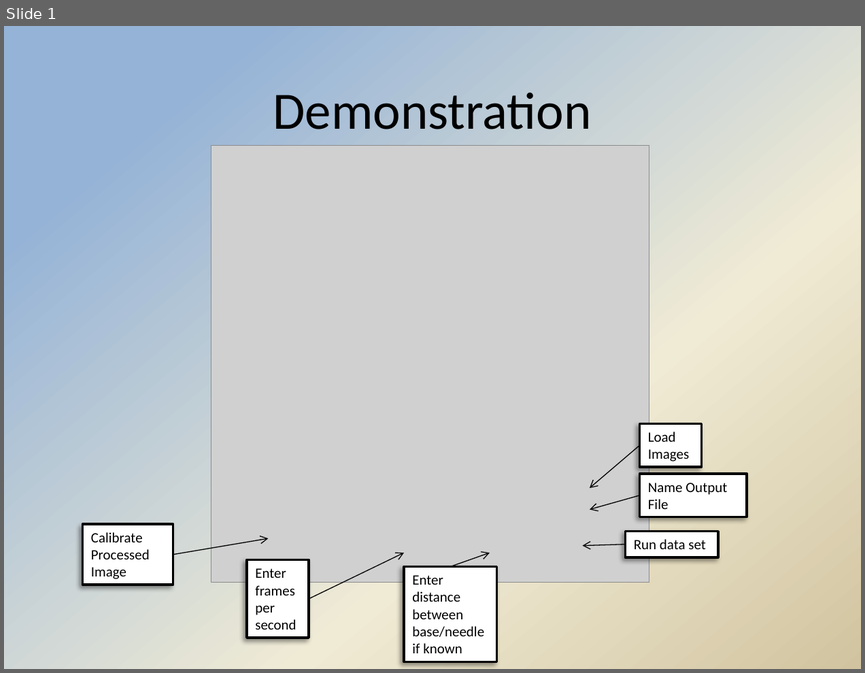
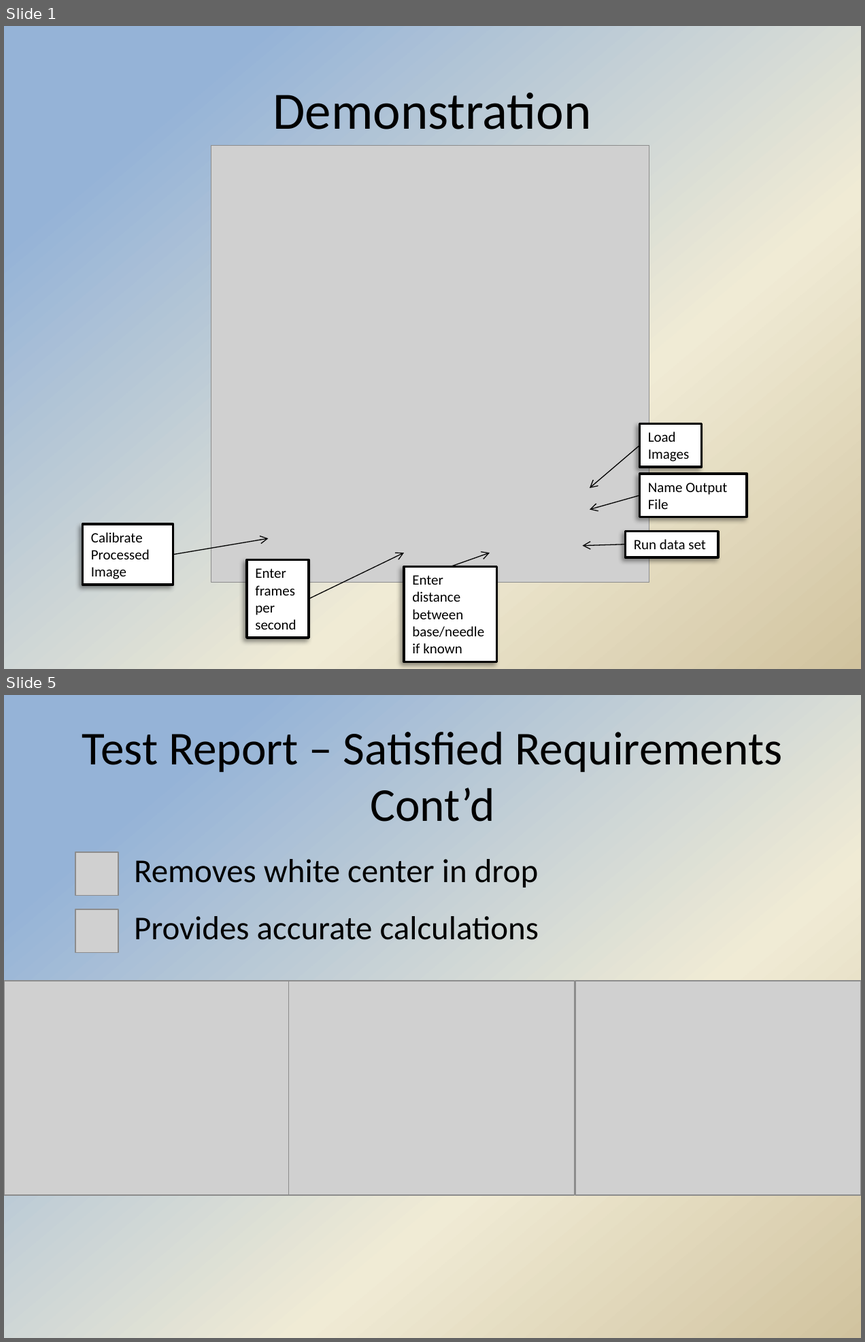
Before and after one commit to Hdtran89/ImageProcessing, a slide deck: A Team Documents/Anne's Final Presentation Slides.pptx. Shown one above the other, each under a label of ours: slide 1 before the commit, slides 1 and 5 after it; the slides between them are not shown. The pictures are 865x673 and 865x1342 pixels, drawn with LibreOffice and Linux fonts; fonts in the diff are those of the drawing; grey boxes stand for pictures; background and template pictures are left out. Boxes give left, top, right and bottom in pixels: in the first picture for what was removed or moved away, otherwise in the second. Text is boxed around its words. In the diff, an @@ line names an element or a change of style, - is before the commit and + after.

```diff
--- a/A Team Documents/Anne's Final Presentation Slides.pptx
+++ b/A Team Documents/Anne's Final Presentation Slides.pptx
@@ slide 5 added at box(4, 695, 861, 1338), background gradient #95B3D7 to #F0EBD5 to #D1C39F @@
@@ title added at box(82, 732, 782, 821), 39.6 pt, text #000000 @@
+Test Report – Satisfied Requirements Cont’d
@@ picture added at box(75, 852, 118, 895) @@
@@ text added at box(134, 859, 538, 887), 28 pt, text #000000 @@
+Removes white center in drop
@@ picture added at box(75, 909, 118, 952) @@
@@ text added at box(134, 916, 538, 940), 28 pt, text #000000 @@
+Provides accurate calculations
@@ picture added at box(4, 981, 290, 1195) @@
@@ picture added at box(288, 981, 574, 1195) @@
@@ picture added at box(575, 981, 861, 1195) @@
```
Also in this commit, not shown: 2 slides changed, 3 other slides added, 4 other files.
